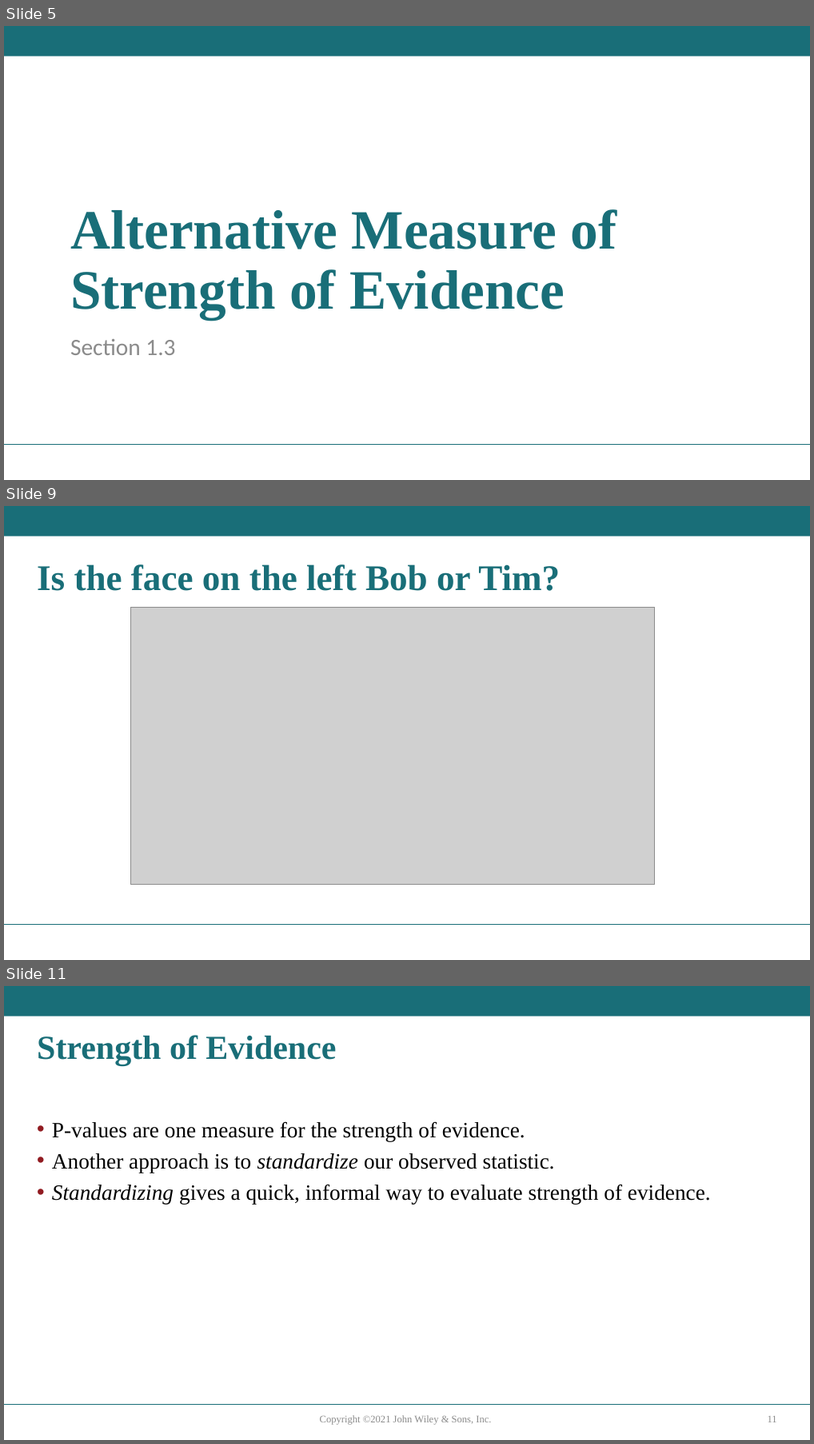
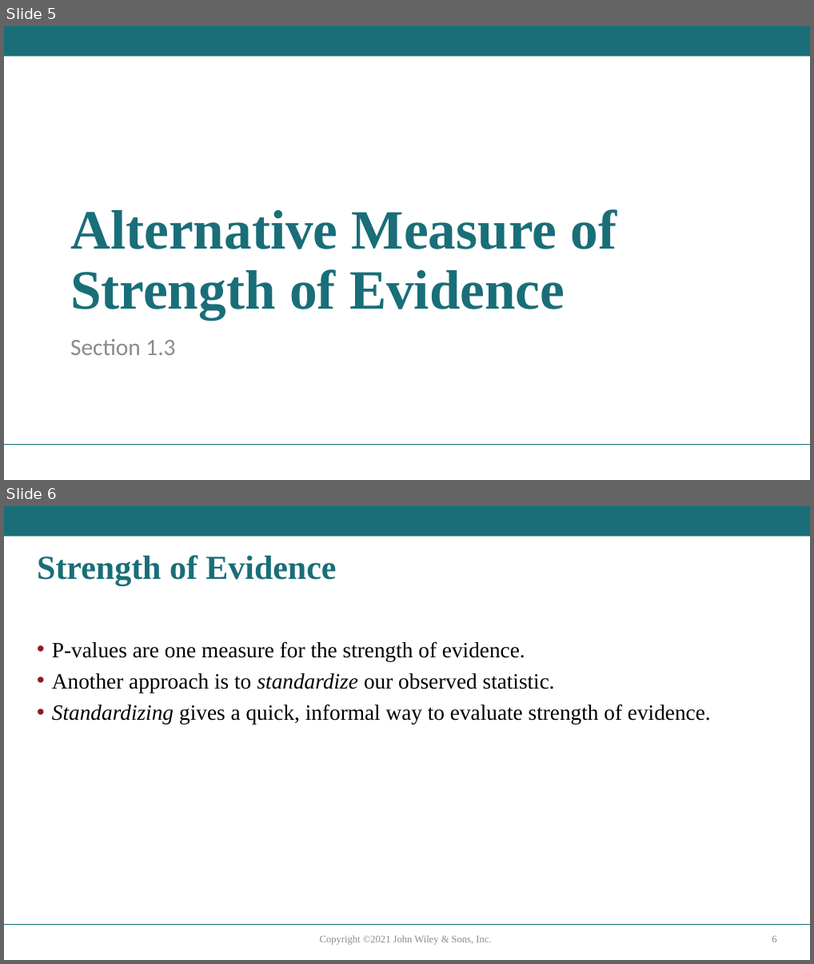
Before and after one commit to sroscoe2/MATH-104, a slide deck: Slides/Ch1.3-Roscoe26.pptx. Shown one above the other, each under a label of ours: slides 5, 9 and 11 before the commit, slides 5 and 6 after it; the slides between them are not shown. The pictures are 814x1444 and 814x964 pixels, drawn with LibreOffice and Linux fonts; fonts in the diff are those of the drawing; grey boxes stand for pictures. Boxes give left, top, right and bottom in pixels: in the first picture for what was removed or moved away, otherwise in the second. Text is boxed around its words. In the diff, an @@ line names an element or a change of style, - is before the commit and + after.

```diff
--- a/Slides/Ch1.3-Roscoe26.pptx
+++ b/Slides/Ch1.3-Roscoe26.pptx
@@ slide 9 removed at (4, 506, 810, 960), background #FFFFFF; not listed: 2 template elements that a slide beside it also shows @@
@@ title removed at (37, 564, 560, 591) @@
-Is the face on the left Bob or Tim?
@@ picture removed at (131, 607, 655, 884) @@
@@ what was slide 11 is now slide 6 @@
@@ page number at (772, 936, 777, 942): text changed @@
-11
+6
```
Also in this commit, not shown: 2 slides changed, 4 other slides removed, 1 other file.
